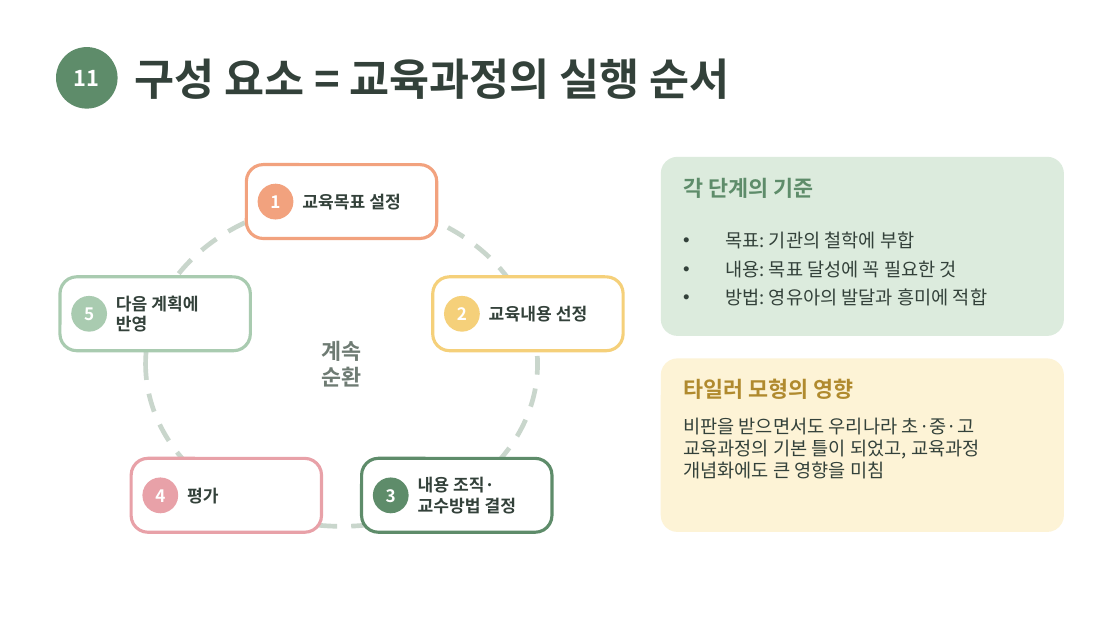
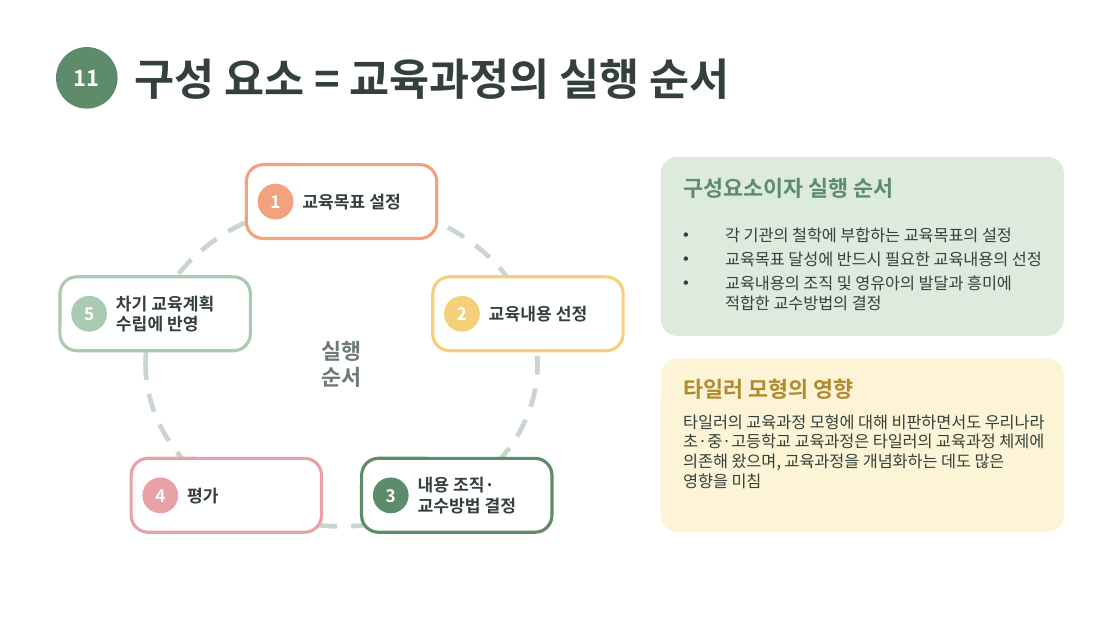
Before and after one commit to darofarm/automation, a slide deck: slide 11 of slides/교육과정의_계획과_운영_합본.pptx. Drawn at 1120x630 pixels with LibreOffice and Linux fonts; fonts in the diff are those of the drawing. Boxes give left, top, right and bottom in pixels: in the first picture for what was removed or moved away, otherwise in the second. Text is boxed around its words. In the diff, an @@ line names an element or a change of style, - is before the commit and + after.

```diff
--- a/slides/교육과정의_계획과_운영_합본.pptx
+++ b/slides/교육과정의_계획과_운영_합본.pptx
@@ text at (683, 178, 894, 198): text changed @@
-각 단계의 기준
+구성요소이자 실행 순서
@@ text at (725, 227, 1042, 311): text changed; size 12 to 10.5 pt @@
-• 목표: 기관의 철학에 부합
-• 내용: 목표 달성에 꼭 필요한 것
-• 방법: 영유아의 발달과 흥미에 적합
+• 각 기관의 철학에 부합하는 교육목표의 설정
+• 교육목표 달성에 반드시 필요한 교육내용의 선정
+• 교육내용의 조직 및 영유아의 발달과 흥미에 적합한 교수방법의 결정
@@ text at (116, 295, 214, 332): text changed @@
-다음 계획에
-반영
+차기 교육계획
+수립에 반영
@@ text at (321, 341, 361, 387): text changed @@
-계속
-순환
+실행
+순서
@@ text at (683, 414, 1045, 489): text changed; size 12 to 10.5 pt @@
-비판을 받으면서도 우리나라 초·중·고 교육과정의 기본 틀이 되었고, 교육과정 개념화에도 큰 영향을 미침
+타일러의 교육과정 모형에 대해 비판하면서도 우리나라 초·중·고등학교 교육과정은 타일러의 교육과정 체제에 의존해 왔으며, 교육과정을 개념화하는 데도 많은 영향을 미침
```
Also in this commit, not shown: 13 other slides changed, 15 other files.
